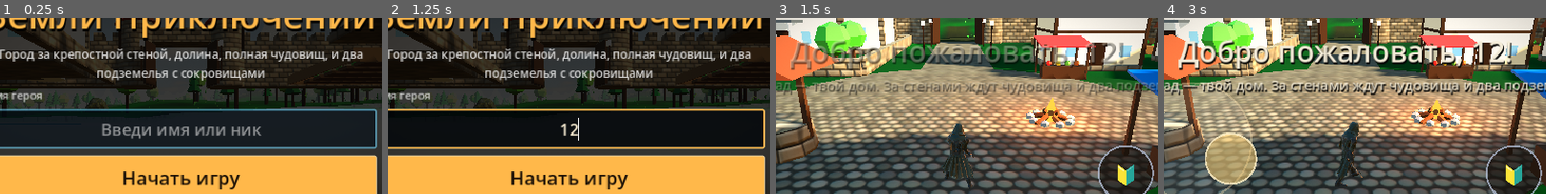
Above: before the commit, frames 1-4 (left to right).
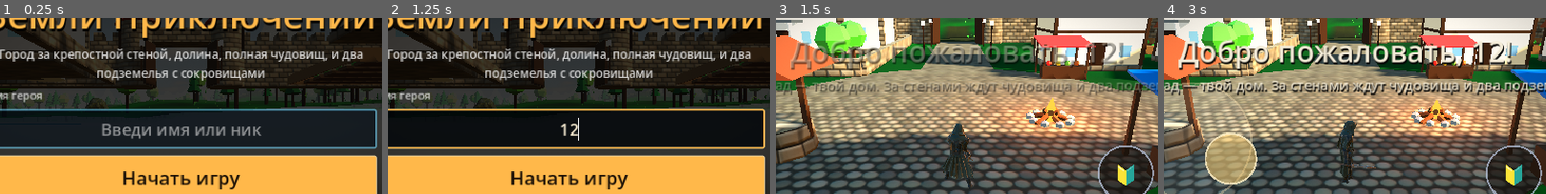
Above: after the commit, the same moments.

Repository: alexbl2802-hue/-
Game: Godot game, scene res://scenes/main.tscn
Same seed, same stepped clock (60 frames per second), same inputs: the game is played once before the commit and once after it.
Inputs (mouse positions are % of the whole screen's width and height, from its top left):
- Up to frame 1 (0.25 s): no input
- Up to frame 2 (1.25 s): click (50, 52) at 0.52 s; type "12" at 0.6 s
- Up to frame 3 (1.5 s): click "Начать игру" at 1.25 s
- Up to frame 4 (3 s): move the mouse to (72, 45) at 2.02 s; click (72, 45) at 2.17 s; drag from (30, 55) to (45, 70) at 2.77 s
The pictures show only the part of the screen within x 26-76%, y 20-70%; the shares and areas given below are measured in that part.

Frames 1-2 are identical in both runs. In frame 3, less than 0.1% of the frame differs, in the area x 48-52%, y 66-82%; in frame 4, 0.9%, in the area x 44-56%, y 58-96%.

Commit message:
Human sword grip (blade out of the thumb side with a straight wrist), walk and run legs from real motion captures with own lowered sword arm
Co-Authored-By: Claude Opus 5.5 <noreply@anthropic.com>
Claude-Session: https://claude.ai/code/session_015UTJDXhzLMDcJkgb9pqccT

Diff:
--- a/godot/scripts/anim/hero_moves.gd
+++ b/godot/scripts/anim/hero_moves.gd
@@ -11,8 +11,8 @@
 }
 
 ## Длина шага: метров за секунду анимации (для темпа шага по скорости героя)
-const WALK_STRIDE := 1.15
-const RUN_STRIDE := 3.5
+const WALK_STRIDE := 1.37   # ходьба гоблина на скелете героя: 1,37 м за секунду анимации (замер tests/pose_view.tscn)
+const RUN_STRIDE := 4.8     # бег модели героя: 4,8 м за секунду анимации (замер tests/gait.tscn)
 
 static func _k(t: float, p: Dictionary, hips := Vector3.ZERO, sword = null) -> Dictionary:
 	var k := {"t": t, "p": p, "hips": hips}
@@ -45,69 +45,22 @@
 		_k(2.4, p, STANCE_HIPS, STANCE_SWORD),
 	]
 
-# ---------- Ходьба: спокойный шаг, меч опущен остриём назад-вниз
-static func walk() -> Array:
-	var contact := {
-		"Spine": Vector3(4, 6, 0), "Spine2": Vector3(0, 4, 0), "Neck": Vector3(0, -6, 0),
-		"LeftUpLeg": Vector3(-26, 0, 0), "LeftLeg": Vector3(6, 0, 0), "LeftFoot": Vector3(14, 0, 0),
-		"RightUpLeg": Vector3(16, 0, 0), "RightLeg": Vector3(12, 0, 0), "RightFoot": Vector3(-24, 0, 0),
-		"LeftArm": Vector3(18, 15, -64), "LeftForeArm": Vector3(-12, 0, 0),
-		"RightArm": Vector3(4, -15, 58), "RightForeArm": Vector3(-12, 0, 0),
-	}
-	var passing := {
-		"Spine": Vector3(4, 0, 0), "Spine2": Vector3(0, 0, 0),
-		"LeftUpLeg": Vector3(2, 0, 0), "LeftLeg": Vector3(6, 0, 0), "LeftFoot": Vector3(-8, 0, 0),
-		"RightUpLeg": Vector3(-20, 0, 0), "RightLeg": Vector3(48, 0, 0), "RightFoot": Vector3(-14, 0, 0),
-		"LeftArm": Vector3(0, 15, -64), "LeftForeArm": Vector3(-12, 0, 0),
-		"RightArm": Vector3(8, -15, 58), "RightForeArm": Vector3(-12, 0, 0),
-	}
-	var sw := Vector3(-0.15, -0.8, 0.55)   # меч опущен вдоль ноги, остриём вниз-вперёд
-	var m_contact := PoseLib.mirror(contact)
-	var m_passing := PoseLib.mirror(passing)
-	# Рука с мечом качается меньше: зеркальная поза — со своим положением правой руки
-	m_contact["RightArm"] = Vector3(10, -15, 58)
-	m_contact["RightForeArm"] = Vector3(-12, 0, 0)
-	m_passing["RightArm"] = Vector3(8, -15, 58)
-	m_passing["RightForeArm"] = Vector3(-12, 0, 0)
-	return [
-		_k(0.0, contact, Vector3(0, -0.035, 0), sw),
-		_k(0.25, passing, Vector3(0, 0.0, 0), sw),
-		_k(0.5, m_contact, Vector3(0, -0.035, 0), sw),
-		_k(0.75, m_passing, Vector3(0, 0.0, 0), sw),
-		_k(1.0, contact, Vector3(0, -0.035, 0), sw),
-	]
-
-# ---------- Бег: корпус вперёд, меч отведён назад, левая рука работает
-static func run() -> Array:
-	var contact := {
-		"Spine": Vector3(16, 8, 0), "Spine1": Vector3(6, 0, 0), "Neck": Vector3(-14, -8, 0), "Head": Vector3(-6, 0, 0),
-		"LeftUpLeg": Vector3(-38, 0, 0), "LeftLeg": Vector3(18, 0, 0), "LeftFoot": Vector3(10, 0, 0),
-		"RightUpLeg": Vector3(26, 0, 0), "RightLeg": Vector3(55, 0, 0), "RightFoot": Vector3(-30, 0, 0),
-		"LeftArm": Vector3(30, 10, -62), "LeftForeArm": Vector3(-70, 0, 0),
-		"RightArm": Vector3(28, -10, 50), "RightForeArm": Vector3(-10, 0, 0),
-	}
-	var flight := {
-		"Spine": Vector3(18, 0, 0), "Spine1": Vector3(6, 0, 0), "Neck": Vector3(-14, 0, 0), "Head": Vector3(-6, 0, 0),
-		"LeftUpLeg": Vector3(4, 0, 0), "LeftLeg": Vector3(30, 0, 0), "LeftFoot": Vector3(-20, 0, 0),
-		"RightUpLeg": Vector3(-48, 0, 0), "RightLeg": Vector3(95, 0, 0), "RightFoot": Vector3(-10, 0, 0),
-		"LeftArm": Vector3(0, 10, -62), "LeftForeArm": Vector3(-80, 0, 0),
-		"RightArm": Vector3(30, -10, 50), "RightForeArm": Vector3(-10, 0, 0),
-	}
-	var m_contact := PoseLib.mirror(contact)
-	var m_flight := PoseLib.mirror(flight)
-	m_contact["LeftArm"] = Vector3(-45, 10, -55)
-	m_flight["LeftArm"] = Vector3(-20, 10, -60)
-	for m in [m_contact, m_flight]:
-		m["RightArm"] = Vector3(32, -10, 50)
-		m["RightForeArm"] = Vector3(-10, 0, 0)
-	var sw := Vector3(-0.2, -0.85, 0.45)   # меч опущен вниз сбоку, остриём вниз-вперёд
-	return [
-		_k(0.0, contact, Vector3(0, -0.06, 0), sw),
-		_k(0.17, flight, Vector3(0, 0.0, 0), sw),
-		_k(0.34, m_contact, Vector3(0, -0.06, 0), sw),
-		_k(0.51, m_flight, Vector3(0, 0.0, 0), sw),
-		_k(0.68, contact, Vector3(0, -0.06, 0), sw),
-	]
+# ---------- Ходьба и бег: ноги и корпус — из записей живых движений (ходьба гоблина
+# переносится на героя, бег — собственная запись модели героя), а правая рука — своя:
+# опущена вдоль тела, запястье прямое, меч смотрит вперёд (как держит человек, фото-образец)
+const WALK_SWORD := Vector3(-0.12, -0.2, 1.0)
+const RUN_SWORD := Vector3(-0.15, -0.25, 1.0)
+
+static func _arm_keys(length: float, arm_back: float, arm_fwd: float, elbow: float, sword: Vector3, left_swing := 0.0) -> Array:
+	var a := {"RightArm": Vector3(arm_back, -12, 58), "RightForeArm": Vector3(-elbow, 0, 0)}
+	var b := {"RightArm": Vector3(arm_fwd, -12, 58), "RightForeArm": Vector3(-elbow - 6, 0, 0)}
+	if left_swing > 0.0:
+		# Левая рука опущена и качается в такт шагу (навстречу правой ноге)
+		a["LeftArm"] = Vector3(-left_swing, 12, -62)
+		a["LeftForeArm"] = Vector3(-18, 0, 0)
+		b["LeftArm"] = Vector3(left_swing, 12, -62)
+		b["LeftForeArm"] = Vector3(-10, 0, 0)
+	return [_k(0.0, a, Vector3.ZERO, sword), _k(length * 0.5, b, Vector3.ZERO, sword), _k(length, a, Vector3.ZERO, sword)]
 
 # ---------- Уклонения
 static func _crouch(depth: float) -> Dictionary:
@@ -352,8 +305,6 @@
 static func all() -> Dictionary:
 	return {
 		"stance": [stance(), 2.4, true],
-		"walk": [walk(), 1.0, true],
-		"run": [run(), 0.68, true],
 		"dodge_back": [dodge_back(), 0.55, false],
 		"dodge_left": [dodge_left(), 0.5, false],
 		"dodge_right": [dodge_right(), 0.5, false],
@@ -366,8 +317,11 @@
 		"horizontal": [horizontal(), HZ_LEN, false],
 	}
 
-## Собрать библиотеку анимаций для скелета героя
-static func library(sk: Skeleton3D, ref: Animation, ref_t: float, prefix: String, blade: Vector3) -> AnimationLibrary:
+const GOBLIN_PATH := "res://models/goblin.glb"
+static var walk_stride := WALK_STRIDE
+
+## Собрать библиотеку анимаций для скелета героя. player — анимации модели героя (бег)
+static func library(sk: Skeleton3D, player: AnimationPlayer, ref: Animation, ref_t: float, prefix: String, blade: Vector3) -> AnimationLibrary:
 	var lib := AnimationLibrary.new()
 	var moves := all()
 	for name in moves:
@@ -375,4 +329,47 @@
 		if PoseLib.aim_log:
 			print(name)
 		lib.add_animation(name, PoseLib.build(sk, m[0], BASE, m[1], m[2], ref, ref_t, prefix, blade))
+	# Бег: запись модели героя + своя правая рука с опущенным мечом
+	if player.has_animation("Running"):
+		var run_src := player.get_animation("Running")
+		if PoseLib.aim_log:
+			print("run")
+		lib.add_animation("run", PoseLib.override(run_src, sk, _arm_keys(run_src.length, 18, 6, 18, RUN_SWORD), {}, prefix, blade))
+	# Ходьба: запись ходьбы гоблина, перенесённая на скелет героя
+	if ResourceLoader.exists(GOBLIN_PATH):
+		var g: Node = (load(GOBLIN_PATH) as PackedScene).instantiate()
+		var gsk: Skeleton3D = g.find_children("*", "Skeleton3D", true, false)[0]
+		var gap: AnimationPlayer = g.find_children("*", "AnimationPlayer", true, false)[0]
+		if gap.has_animation("Walking"):
+			var w := PoseLib.retarget(gsk, gap.get_animation("Walking"), sk, prefix)
+			w.loop_mode = Animation.LOOP_LINEAR
+			_shift_hips(w, Vector3(0, -0.06, 0))   # ноги гоблина короче — опускаем таз, чтобы стопы стояли на земле
+			if PoseLib.aim_log:
+				print("walk")
+			w = PoseLib.override(w, sk, _arm_keys(w.length, 10, -4, 14, WALK_SWORD, 16.0), {}, prefix, blade)
+			# Пальцы, которых нет у гоблина, — из образца (хват меча)
+			_add_missing(w, sk, ref, ref_t)
+			lib.add_animation("walk", w)
+		g.free()
 	return lib
+
+static func _shift_hips(anim: Animation, d: Vector3) -> void:
+	for t in anim.get_track_count():
+		if anim.track_get_type(t) == Animation.TYPE_POSITION_3D:
+			for k in anim.track_get_key_count(t):
+				anim.track_set_key_value(t, k, (anim.track_get_key_value(t, k) as Vector3) + d)
+
+## Кости, которых нет в анимации (пальцы), — постоянной позой из образца
+static func _add_missing(anim: Animation, sk: Skeleton3D, ref: Animation, ref_t: float) -> void:
+	var have := {}
+	for t in anim.get_track_count():
+		have[String(anim.track_get_path(t))] = true
+	for t in ref.get_track_count():
+		if ref.track_get_type(t) != Animation.TYPE_ROTATION_3D:
+			continue
+		var path := String(ref.track_get_path(t))
+		if have.has(path) or path.ends_with("Hips"):
+			continue
+		var tr := anim.add_track(Animation.TYPE_ROTATION_3D)
+		anim.track_set_path(tr, NodePath(path))
+		anim.rotation_track_insert_key(tr, 0.0, ref.rotation_track_interpolate(t, ref_t))
--- a/godot/scripts/anim/pose_lib.gd
+++ b/godot/scripts/anim/pose_lib.gd
@@ -29,11 +29,11 @@
 ## track_prefix — путь к скелету в треках ("SmartRigArmature/Skeleton3D")
 ## blade — направление клинка в системе кости правой кисти: тогда в ключе можно указать
 ## "sword": Vector3 — куда смотрит клинок (в осях персонажа), и кисть повернётся сама
-static func build(sk: Skeleton3D, keys: Array, base: Dictionary, length: float, loop: bool, ref: Animation, ref_t: float, track_prefix: String, blade := Vector3.ZERO) -> Animation:
-	var anim := Animation.new()
-	anim.length = length
-	anim.loop_mode = Animation.LOOP_LINEAR if loop else Animation.LOOP_NONE
-	# Какие кости участвуют в позах
+## Повороты костей в каждом ключе: поза ключа = база + ключ, пределы суставов,
+## кисть «по клинку». other(кость, № ключа) — локальный поворот костей, которых нет в позе
+## (для своих анимаций — покой, для наложения на запись — кадр записи).
+## Возвращает [имя → кость, кость → [локальный поворот в каждом ключе]]
+static func _solve(sk: Skeleton3D, keys: Array, base: Dictionary, blade: Vector3, other: Callable) -> Array:
 	var used := {}
 	for k in base:
 		used[k] = true
@@ -52,11 +52,7 @@
 		var b := bone(sk, k)
 		if b >= 0:
 			idx[k] = b
-	var names := {}
-	for k in idx:
-		names[idx[k]] = k
-	# Повороты каждой кости в каждом ключе: поза ключа = база + ключ, затем — пределы сустава
-	var locals := {}   # кость → [локальный поворот в каждом ключе]
+	var locals := {}
 	for k in idx:
 		var b: int = idx[k]
 		var arr := []
@@ -81,27 +77,140 @@
 			# Если кистью не достать — ещё и поворачиваем плечо вокруг своей оси (в пределах сустава)
 			var best_d := -2.0
 			var best_hand := Basis()
-			var best_arm: Basis = locals[arm][ki] if locals.has(arm) else Basis()
-			var arm0: Basis = best_arm
+			var arm0: Basis = locals[arm][ki] if locals.has(arm) else other.call(arm, ki)
+			var best_arm: Basis = arm0
 			for tw in [0.0, -20.0, 20.0, -40.0, 40.0, -60.0, 60.0]:
 				var arm_l: Basis = limit(sk, arm, arm0 * Basis(Vector3.UP, deg_to_rad(tw))) if locals.has(arm) else arm0
-				var dp := Basis()   # накопленный поворот родителей кисти (в осях персонажа)
+				var dp := Basis()   # глобальный поворот предплечья относительно покоя (в осях персонажа)
 				for cb in chain:
-					if locals.has(cb):
-						var l: Basis = arm_l if cb == arm else locals[cb][ki]
-						dp = dp * (_rest_p(sk, cb) * l * _rest_g(sk, cb).inverse())
+					var l: Basis = arm_l if cb == arm else (locals[cb][ki] if locals.has(cb) else other.call(cb, ki))
+					dp = dp * (_rest_p(sk, cb) * l * _rest_g(sk, cb).inverse())
 				var res := _aim_hand(sk, hand, dp, blade, want)
 				if res[1] > best_d + 0.005:
 					best_d = res[1]
 					best_hand = res[0]
 					best_arm = arm_l
-				if best_d > 0.985:
+				if best_d > 0.985 or not locals.has(arm):
 					break
 			locals[hand][ki] = best_hand
 			if locals.has(arm):
 				locals[arm][ki] = best_arm
 			if aim_log and best_d < 0.94:
 				print("  клинок отклонён на %d°" % roundi(rad_to_deg(acos(clampf(best_d, -1, 1)))))
+	return [idx, locals]
+
+## Перенести запись движения с другого скелета Mixamo (например, ходьбу гоблина на героя):
+## поворот каждой кости относительно её покоя в осях персонажа переносится как есть,
+## сдвиг таза — с поправкой на рост. frames — кадров на всю запись.
+static func retarget(src_sk: Skeleton3D, src: Animation, dst_sk: Skeleton3D, track_prefix: String, frames := 30) -> Animation:
+	var anim := Animation.new()
+	anim.length = src.length
+	anim.loop_mode = src.loop_mode
+	var loop := src.loop_mode != Animation.LOOP_NONE
+	# Треки вращения записи по костям исходного скелета
+	var rot_tr := {}
+	var pos_tr := -1
+	var src_hips := bone(src_sk, "Hips")
+	for t in src.get_track_count():
+		var bn := String(src.track_get_path(t)).get_slice(":", 1)
+		var b := src_sk.find_bone(bn)
+		if b < 0:
+			continue
+		if src.track_get_type(t) == Animation.TYPE_ROTATION_3D:
+			rot_tr[b] = t
+		elif src.track_get_type(t) == Animation.TYPE_POSITION_3D and b == src_hips:
+			pos_tr = t
+	# Соответствие костей по окончанию имени
+	var pairs := []   # [кость героя, кость источника]
+	for db in dst_sk.get_bone_count():
+		var dn := dst_sk.get_bone_name(db)
+		var suffix := dn.get_slice("_", dn.get_slice_count("_") - 1)
+		var sb := bone(src_sk, suffix)
+		if sb >= 0 and rot_tr.has(sb):
+			pairs.append([db, sb])
+	var tracks := {}
+	for pr in pairs:
+		var tr := anim.add_track(Animation.TYPE_ROTATION_3D)
+		anim.track_set_path(tr, NodePath(track_prefix + ":" + dst_sk.get_bone_name(pr[0])))
+		anim.track_set_interpolation_type(tr, Animation.INTERPOLATION_LINEAR)
+		anim.track_set_interpolation_loop_wrap(tr, loop)
+		tracks[pr[0]] = tr
+	var dst_hips := bone(dst_sk, "Hips")
+	var htr := -1
+	var scale := 1.0
+	if pos_tr >= 0 and dst_hips >= 0:
+		htr = anim.add_track(Animation.TYPE_POSITION_3D)
+		anim.track_set_path(htr, NodePath(track_prefix + ":" + dst_sk.get_bone_name(dst_hips)))
+		anim.track_set_interpolation_loop_wrap(htr, loop)
+		scale = dst_sk.get_bone_global_rest(dst_hips).origin.y / maxf(0.01, src_sk.get_bone_global_rest(src_hips).origin.y)
+	for f in frames + 1:
+		var t := src.length * f / frames
+		# Глобальные повороты источника в этом кадре
+		var sg := {}
+		for b in src_sk.get_bone_count():
+			var l: Basis = Basis(src.rotation_track_interpolate(rot_tr[b], t)) if rot_tr.has(b) else src_sk.get_bone_rest(b).basis.orthonormalized()
+			var p := src_sk.get_bone_parent(b)
+			sg[b] = (sg[p] as Basis) * l if p >= 0 else l
+		# Глобальные повороты героя: тот же поворот относительно покоя
+		var dg := {}
+		for pr in pairs:
+			var delta: Basis = (sg[pr[1]] as Basis) * _rest_g(src_sk, pr[1]).inverse()
+			dg[pr[0]] = delta * _rest_g(dst_sk, pr[0])
+		for pr in pairs:
+			var db: int = pr[0]
+			var p := dst_sk.get_bone_parent(db)
+			var pg: Basis = dg[p] if dg.has(p) else (_rest_g(dst_sk, p) if p >= 0 else Basis())
+			var local: Basis = pg.inverse() * (dg[db] as Basis)
+			anim.rotation_track_insert_key(tracks[db], t, local.orthonormalized().get_rotation_quaternion())
+		if htr >= 0:
+			var sp: Vector3 = src.position_track_interpolate(pos_tr, t) - src_sk.get_bone_rest(src_hips).origin
+			anim.position_track_insert_key(htr, t, dst_sk.get_bone_rest(dst_hips).origin + sp * scale)
+	return anim
+
+## Наложить свою позу на запись: кости из ключей (и кисть по клинку) заменяются,
+## остальное — как в записи. Ключи "t" — секунды записи.
+static func override(anim: Animation, sk: Skeleton3D, keys: Array, base: Dictionary, track_prefix: String, blade := Vector3.ZERO) -> Animation:
+	var out := anim.duplicate(true) as Animation
+	var loop := out.loop_mode != Animation.LOOP_NONE
+	var rot_tr := {}
+	for t in out.get_track_count():
+		if out.track_get_type(t) == Animation.TYPE_ROTATION_3D:
+			var b := sk.find_bone(String(out.track_get_path(t)).get_slice(":", 1))
+			if b >= 0:
+				rot_tr[b] = t
+	var sample := func(b: int, ki: int) -> Basis:
+		if rot_tr.has(b):
+			return Basis(out.rotation_track_interpolate(rot_tr[b], keys[ki]["t"]))
+		return sk.get_bone_rest(b).basis.orthonormalized()
+	var solved := _solve(sk, keys, base, blade, sample)
+	var idx: Dictionary = solved[0]
+	var locals: Dictionary = solved[1]
+	for k in idx:
+		var b: int = idx[k]
+		if rot_tr.has(b):
+			out.remove_track(rot_tr[b])
+			# Индексы треков сдвинулись — пересчитываем
+			rot_tr.clear()
+			for t in out.get_track_count():
+				if out.track_get_type(t) == Animation.TYPE_ROTATION_3D:
+					var bb := sk.find_bone(String(out.track_get_path(t)).get_slice(":", 1))
+					if bb >= 0:
+						rot_tr[bb] = t
+		var tr := out.add_track(Animation.TYPE_ROTATION_3D)
+		out.track_set_path(tr, NodePath(track_prefix + ":" + sk.get_bone_name(b)))
+		out.track_set_interpolation_type(tr, Animation.INTERPOLATION_CUBIC)
+		out.track_set_interpolation_loop_wrap(tr, loop)
+		for ki in keys.size():
+			out.rotation_track_insert_key(tr, keys[ki]["t"], (locals[b][ki] as Basis).get_rotation_quaternion())
+	return out
+
+static func build(sk: Skeleton3D, keys: Array, base: Dictionary, length: float, loop: bool, ref: Animation, ref_t: float, track_prefix: String, blade := Vector3.ZERO) -> Animation:
+	var anim := Animation.new()
+	anim.length = length
+	anim.loop_mode = Animation.LOOP_LINEAR if loop else Animation.LOOP_NONE
+	var solved := _solve(sk, keys, base, blade, func(b: int, _ki: int) -> Basis: return sk.get_bone_rest(b).basis.orthonormalized())
+	var idx: Dictionary = solved[0]
+	var locals: Dictionary = solved[1]
 	for k in idx:
 		var b: int = idx[k]
 		var tr := anim.add_track(Animation.TYPE_ROTATION_3D)
@@ -155,8 +264,8 @@
 	"LeftShoulder": [-15, 30, -25, 45, -15, 15], "RightShoulder": [-15, 30, -25, 45, -15, 15],
 	"LeftArm": [-100, 115, -85, 75, -95, 95], "RightArm": [-100, 115, -85, 75, -95, 95],
 	"LeftForeArm": [0, 145, -12, 12, -20, 20], "RightForeArm": [0, 145, -12, 12, -20, 20],
-	# Кисть с мечом — по записи движений с мечом (хват модели: при прямом запястье клинок смотрит к локтю)
-	"LeftHand": [-60, 50, -40, 55, -45, 45], "RightHand": [-75, 40, -65, 50, -35, 115],
+	# Запястье: сгиб/разгиб, отведение к мизинцу/большому пальцу; кручение — поворот предплечья
+	"LeftHand": [-60, 50, -35, 35, -70, 70], "RightHand": [-60, 50, -35, 35, -70, 70],
 	"LeftUpLeg": [-125, 45, -45, 45, -45, 45], "RightUpLeg": [-125, 45, -45, 45, -45, 45],
 	"LeftLeg": [0, 150, -8, 8, -10, 10], "RightLeg": [0, 150, -8, 8, -10, 10],
 	"LeftFoot": [-45, 50, -25, 25, -30, 30], "RightFoot": [-45, 50, -25, 25, -30, 30],
--- a/godot/scripts/hero.gd
+++ b/godot/scripts/hero.gd
@@ -153,6 +153,7 @@
 const SWORD_PATH := "res://models/longsword.glb"
 const RUST_TEX := "res://models/longsword_rust.jpg"
 const CHAR_SCALE := 1.05
+const GRIP_TILT := 10.0      # наклон клинка от поперечного к пальцам, градусы
 const SHOW_GEAR := true   # надетое снаряжение видно на герое (накладки на костях модели)
 const A_IDLE := "Idle"         # дыхание и осмотр (есть у Shadowwarden)
 const A_WALK := "Running"      # отдельной ходьбы нет — медленный бег
@@ -224,8 +225,12 @@
 		var hg := HandGrip.new()
 		sk.add_child(hg)
 		if hg.setup(sk, "Right"):
-			var blade := hg.grip_axis
-			var width := (hg.fingers_dir - blade * hg.fingers_dir.dot(blade)).normalized()
+			# Хват как у человека: при прямом запястье клинок выходит из кулака со стороны
+			# большого и указательного пальцев поперёк кисти (чуть наклонён вперёд, к пальцам)
+			var axis := Vector3.UP   # ось кисти (от запястья к пальцам) в системе кости
+			var blade := (hg.grip_axis - axis * hg.grip_axis.dot(axis)).normalized()
+			blade = blade.rotated(blade.cross(axis).normalized(), deg_to_rad(GRIP_TILT)).normalized()
+			var width := (axis - blade * axis.dot(blade)).normalized()
 			_sword.transform = Transform3D(Basis(width, blade, width.cross(blade).normalized()), hg.grip_point)
 	_sword.scale = Vector3.ONE / CHAR_SCALE
 	_attach_blades()
@@ -237,7 +242,7 @@
 	var ref := _anim.get_animation(A_SLASH)
 	var prefix := String(ref.track_get_path(0)).get_slice(":", 0)
 	var blade := _sword.transform.basis.y.normalized()   # клинок в системе кости кисти
-	_anim.add_animation_library("sao", HeroMoves.library(sk, ref, 0.0, prefix, blade))
+	_anim.add_animation_library("sao", HeroMoves.library(sk, _anim, ref, 0.0, prefix, blade))
 	# Дерево анимаций: плавные переходы и удар на бегу (только верх тела)
 	if _has_idle and _anim.has_animation(A_WHIRL) and _anim.has_animation(A_DASH):
 		_ha = HeroAnim.new()
